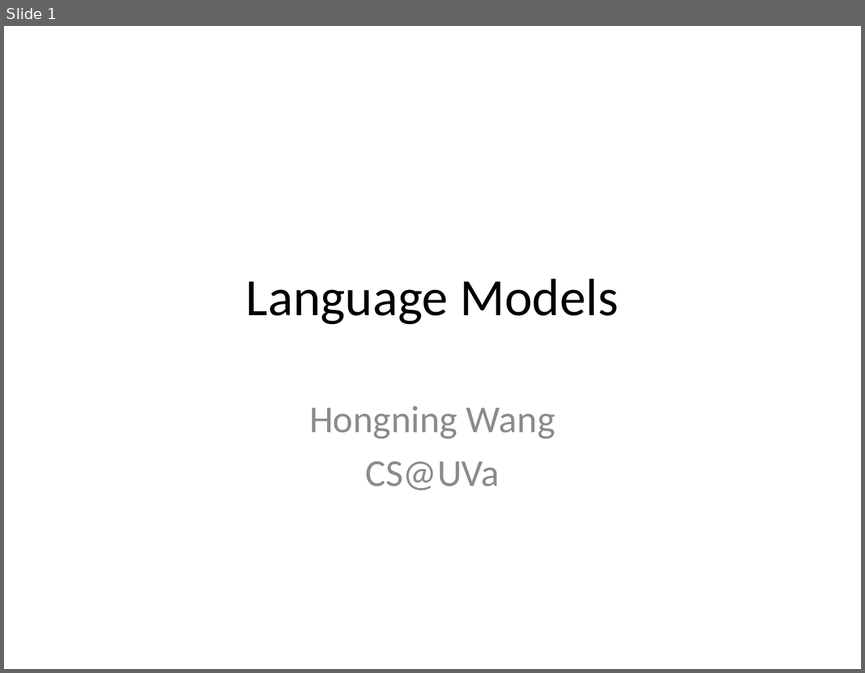
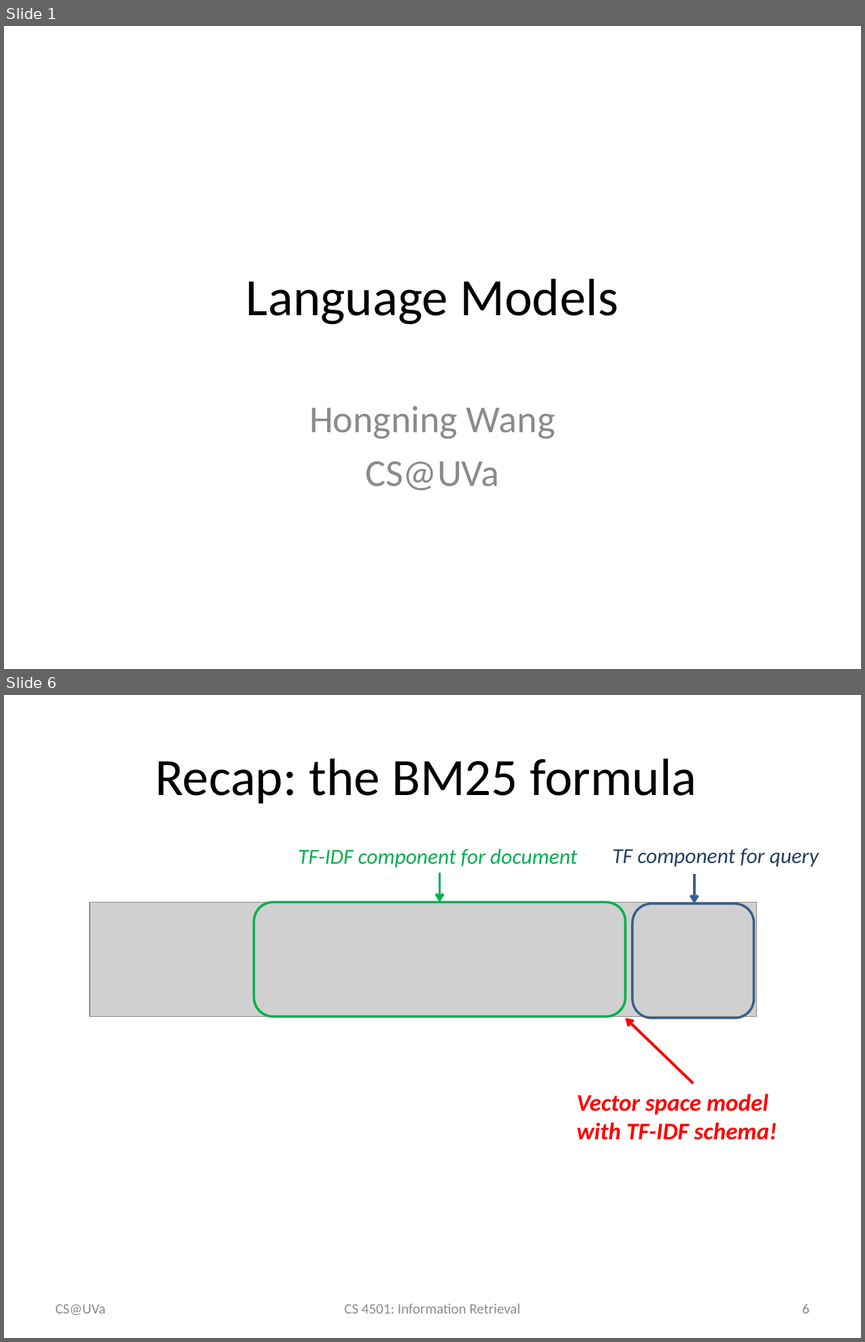
Before and after one commit to wang296/IR2015, a slide deck: docs/Language Models.pptx. Shown one above the other, each under a label of ours: slide 1 before the commit, slides 1 and 6 after it; the slides between them are not shown. The pictures are 865x673 and 865x1342 pixels, drawn with LibreOffice and Linux fonts; fonts in the diff are those of the drawing; grey boxes stand for pictures. Boxes give left, top, right and bottom in pixels: in the first picture for what was removed or moved away, otherwise in the second. Text is boxed around its words. In the diff, an @@ line names an element or a change of style, - is before the commit and + after.

```diff
--- a/docs/Language Models.pptx
+++ b/docs/Language Models.pptx
@@ slide 6 added at [4,695,861,1338], background #FFFFFF @@
@@ title added at [155,758,697,804], 44 pt, text #000000 @@
+Recap: the BM25 formula
@@ text added at [298,849,577,867], 18 pt, text #00B050, italic @@
+TF-IDF component for document
@@ text added at [612,848,819,866], 18 pt, text #254061, italic @@
+TF component for query
@@ arrow added from (439, 872) to (439, 902), #00B050 2.25 pt @@
@@ arrow added from (694, 874) to (694, 903), #376092 2.25 pt @@
@@ picture added at [90,902,756,1016] @@
@@ rounded rectangle added at [254,902,626,1016], outline #00B050 2 pt @@
@@ rounded rectangle added at [632,903,753,1017], outline #3A5F8C 2 pt @@
@@ arrow added from (693, 1083) to (626, 1018), #FF0000 2.25 pt @@
@@ text added at [577,1093,777,1140], 20 pt, text #FF0000, bold, italic @@
+Vector space model with TF-IDF schema!
@@ text added at [56,1304,106,1315], 12 pt, text #8C8C8C @@
+CS@UVa
@@ text added at [344,1303,520,1313], 12 pt, text #8C8C8C @@
+CS 4501: Information Retrieval
@@ page number added at [802,1304,810,1313], 12 pt, text #8C8C8C @@
+6
```
Also in this commit, not shown: 44 slides changed, 8 other slides added, 1 slide removed, 1 other file.
